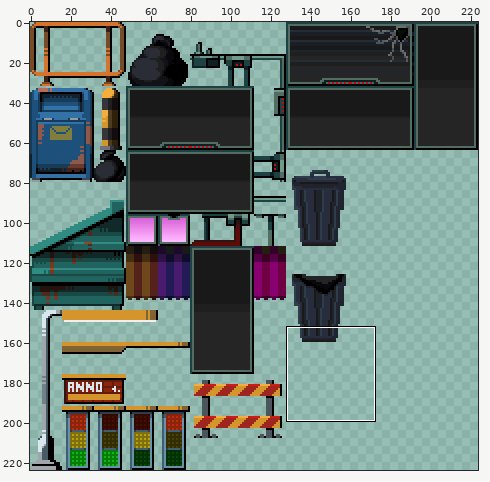
Sprite sheet, stored at Assets/Arts/Tiles/Sidescroller Shooter - Central City/Assets/Props-01.png. The picture above shows the old version from afar; the outline marks the close-up.
Close-up. First the earlier version:
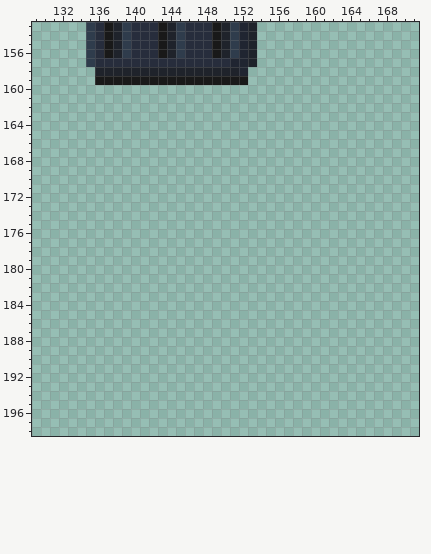
The file is 224x224 pixels. Colours within 5 levels of each other are drawn and written as one. Shown: x 129..171, y 153..198.
After:
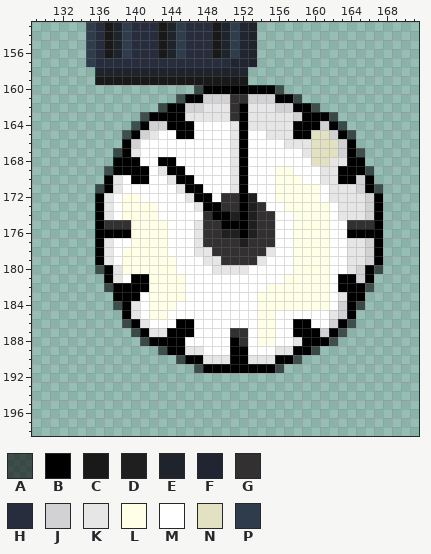
Palette (. is transparent): A #00000096  B #000000  C #191919  D #1f1f1f  E #1f232b  F #202531  G #323030  H #272d3c  J #d2d2d5  K #e6e6e7  L #ffffe8  M #ffffff  N #e2e2c3  P #2f3c4c
Difference:
Changed rows in their new state; - is an unchanged pixel.
first column x 136:
160 -----------ABBBBBBBBA-----------
161 ---------ABBJJJGGJJJBBA---------
162 -------ABBJJKKKGBKKKJJBBA-------
163 -----ABBBBKKKKKGBKKKKKJBBBA-----
164 ----ABJJBBBMMMMKBKKKKKBBBJBA----
165 ---ABJKMMBBMMMMKBMMKKKBBNNJBA---
166 ---BJMMMMMMMMMMKBMMMMKKKNNNJB---
167 --ABKMMMMMMMMMMKBMMMMMMKNNNJBA--
168 --BBBMMBBMMMMMMKBMMMMMMMNNKKBB--
169 -ABBBBMKBBMMMMMKBMMMLLMMMKKBBBA-
170 -BKMBBMMKBBMMMMKBMMMLLLMMKKBBJB-
171 ABKMMMMMMKBBMMMKBMMMLLLLLMKKKJBA
172 BKMLLMMMMMKBBMGGBDMMLLLLLMKKKKJB
173 BKMLLLLMMMMKBBGGBDGMMLLLLLMKKKJB
174 BKMLLLLMMMMMGBBDBDGGMMLLLLMKKKJB
175 BGGGLLLLMMMKGGBBBDGGMMLLLLMMGGGB
176 BBBBLLLLMMMKGGDDBDGGMMLLLLMMBBBB
177 BKMMLLLLMMMKGGGGDGGGMMLLLLMMKKJB
178 BKMLLLLLMMMKKGGGGGGKMMLLLLMMKKJB
179 BKMLLLLLLMMMKKGGGGKMMMLLLLMMKKJB
180 ABKLLLLLLMMMMKKKKMMMMMLLLLMMKJBA
181 -BKMBBLLLLMMMMMMMMMMMLLLLLMBBJB-
182 -ABBBBLLLLMMMMMMMMMLLLLLLLMBBBA-
183 --BBBMLLLLMMMMMMMMLLLLLLLLMKBB--
184 --ABKMLLLMMMMMMMMMLLLLLLLLMJBA--
185 ---BKMLLMMMMMMMMMMLLMMMMMMKJB---
186 ---ABKMMMBBMMMMMMMLLMMBBMMJBA---
187 ----ABKKBBBMMMMGGMLLMMBBBJBA----
188 -----ABBBBMMMMMBGMLLMMKBBBA-----
189 -------ABBKKMMMBBMMMKKBBA-------
190 ---------ABBKKKBBKKKBBA---------
191 -----------ABBBBBBBBA-----------
Changed places in both close-ups, as pixel boxes (x1, y1, x2, y2):
added: (95, 85, 383, 373)
